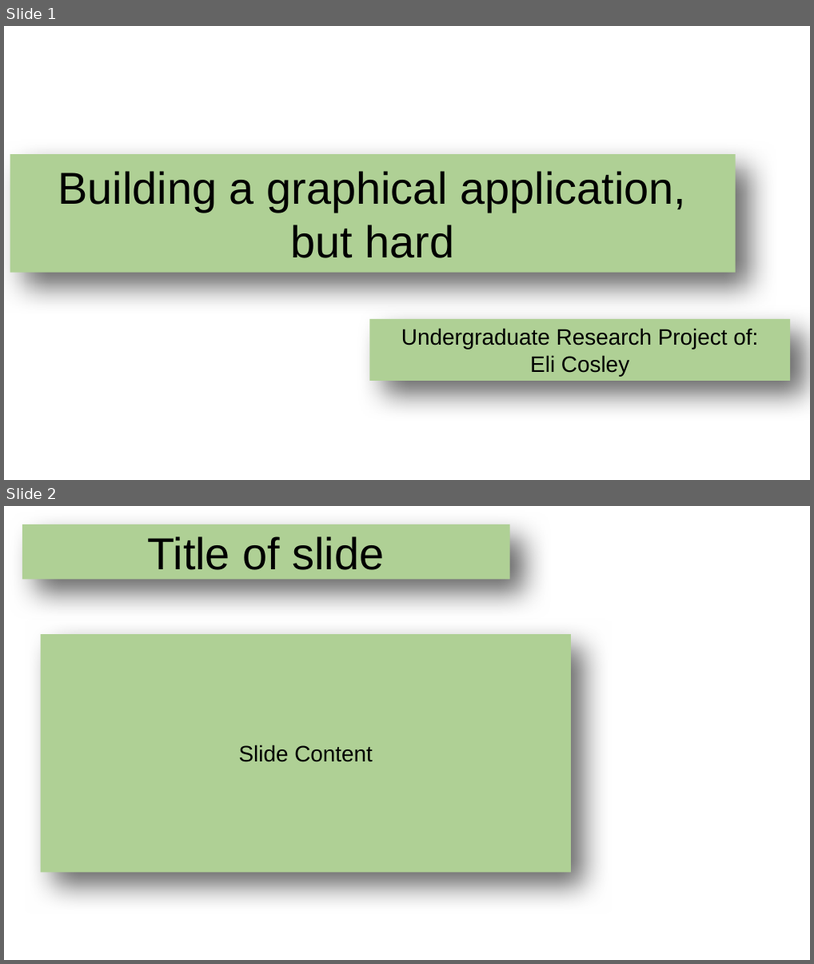
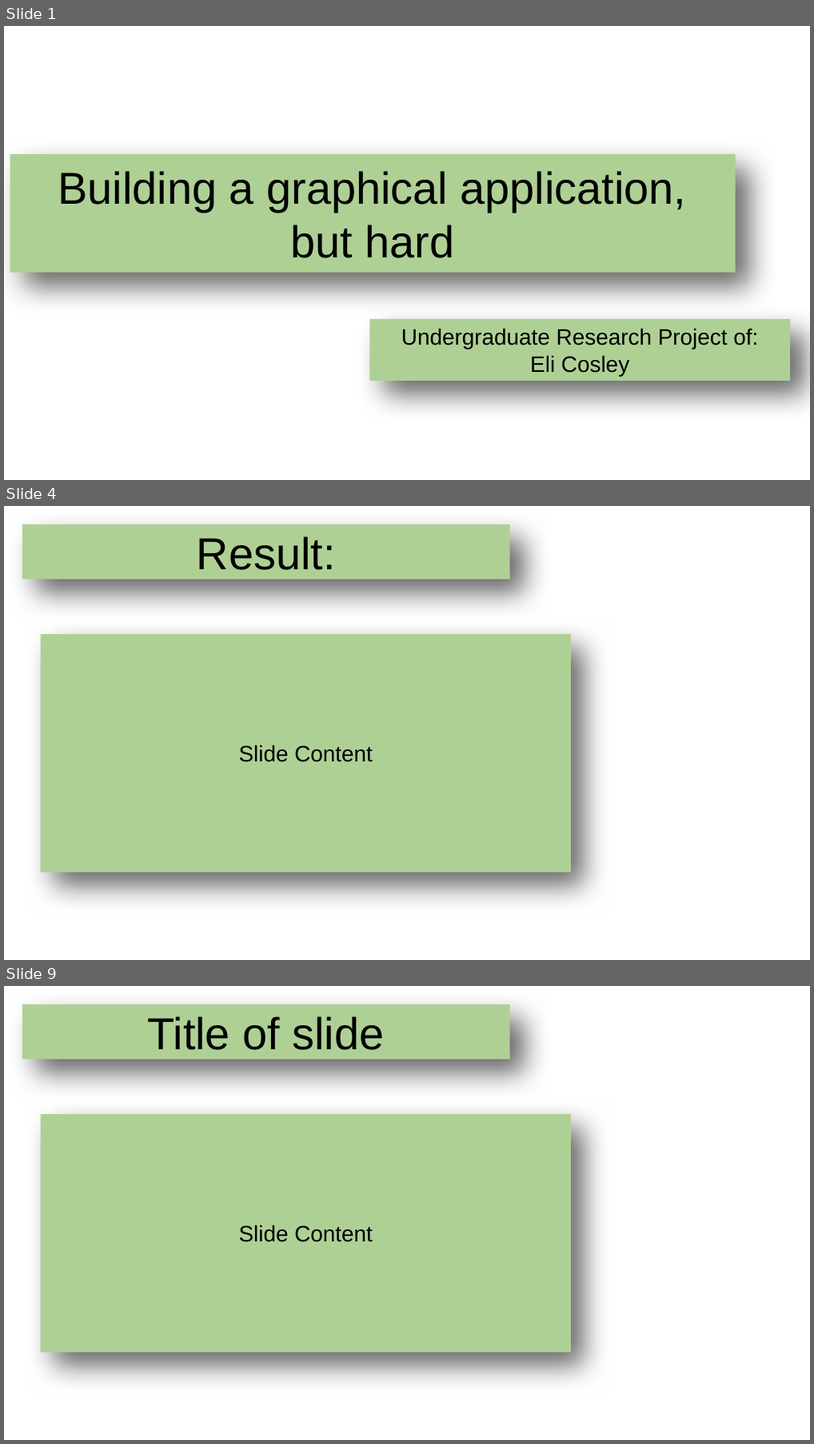
Before and after one commit to echoofskyz/ugrproj, a slide deck: docs/presentation.odp. Shown one above the other, each under a label of ours: slides 1 and 2 before the commit, slides 1, 4 and 9 after it; the slides between them are not shown. The pictures are 814x964 and 814x1444 pixels, drawn with LibreOffice and Linux fonts; fonts in the diff are those of the drawing; background and template pictures are left out. Boxes give left, top, right and bottom in pixels: in the first picture for what was removed or moved away, otherwise in the second. Text is boxed around its words. In the diff, an @@ line names an element or a change of style, - is before the commit and + after.

```diff
--- a/docs/presentation.odp
+++ b/docs/presentation.odp
@@ slide 4 added at box(4, 506, 810, 960), background picture (left out) @@
@@ title added at box(22, 524, 510, 579), fill #AFD095, 44 pt, text #000000 @@
+Result:
@@ title added at box(41, 634, 571, 872), fill #AFD095, 22 pt, text #000000 @@
+Slide Content
@@ what was slide 2 is now slide 9 @@
```
Also in this commit, not shown: 6 other slides added, 7 other files.
